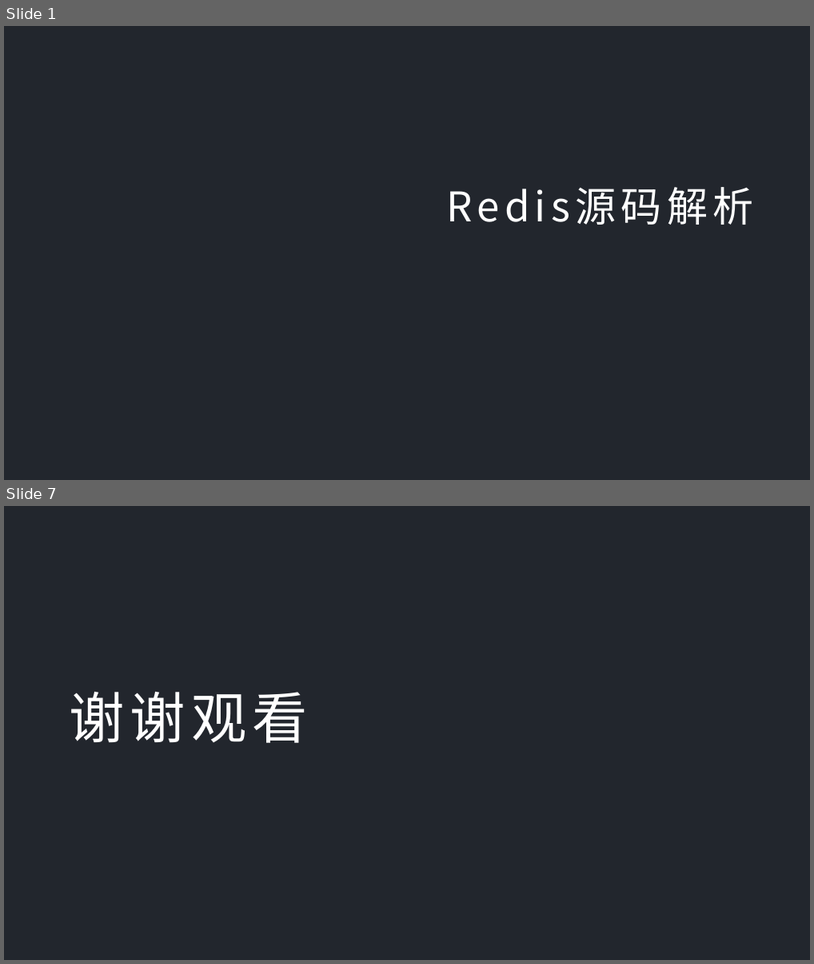
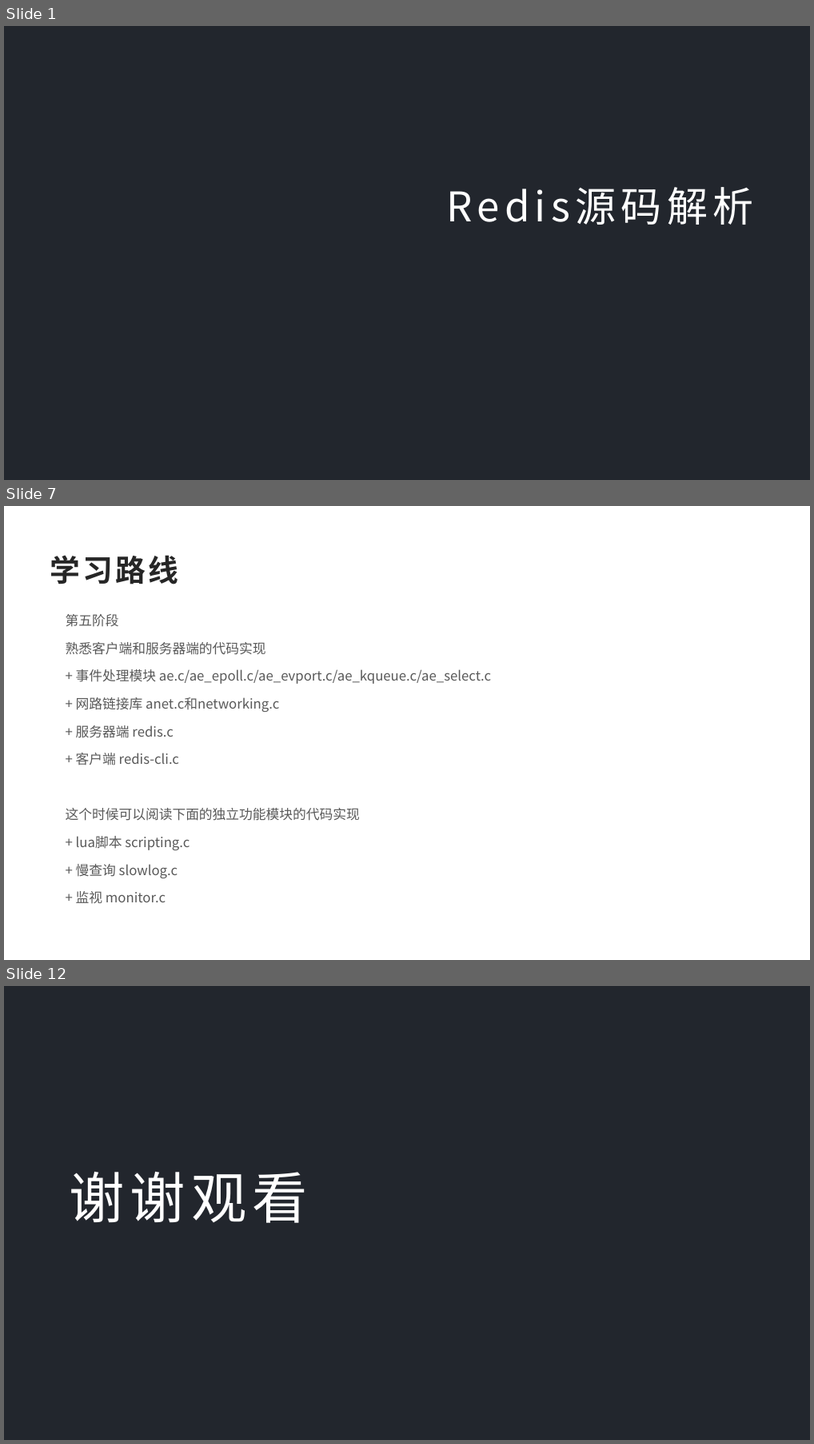
Before and after one commit to dylan7168/springcloud, a slide deck: document/SpringCloud融会贯通/07-Redis源码解析.pptx. Shown one above the other, each under a label of ours: slides 1 and 7 before the commit, slides 1, 7 and 12 after it; the slides between them are not shown. The pictures are 814x964 and 814x1444 pixels, drawn with LibreOffice and Linux fonts; fonts in the diff are those of the drawing; background and template pictures are left out. Boxes give left, top, right and bottom in pixels: in the first picture for what was removed or moved away, otherwise in the second. Text is boxed around its words. In the diff, an @@ line names an element or a change of style, - is before the commit and + after.

Commit message:
redis

```diff
--- a/document/SpringCloud融会贯通/07-Redis源码解析.pptx
+++ b/document/SpringCloud融会贯通/07-Redis源码解析.pptx
@@ slide 7 added at (4,506,810,960), background #FFFFFF @@
@@ text added at (50,555,178,584), 36 pt, text #262626, bold @@
+学习路线
@@ text added at (66,614,491,903), 16 pt, text #595959 @@
+第五阶段
+熟悉客户端和服务器端的代码实现
++ 事件处理模块 ae.c/ae_epoll.c/ae_evport.c/ae_kqueue.c/ae_select.c
++ 网路链接库 anet.c和networking.c
++ 服务器端 redis.c
++ 客户端 redis-cli.c
+这个时候可以阅读下面的独立功能模块的代码实现
++ lua脚本 scripting.c
++ 慢查询 slowlog.c
++ 监视 monitor.c
@@ what was slide 7 is now slide 12 @@
```
Also in this commit, not shown: 3 slides changed, 6 other slides added, 2 slides removed, 5 other files.
